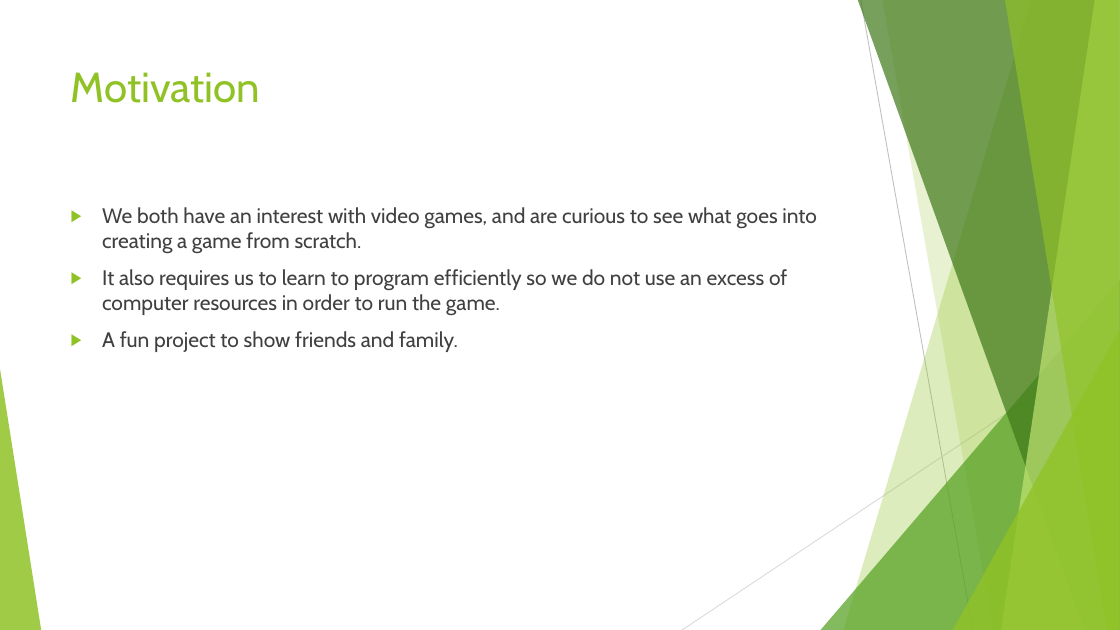
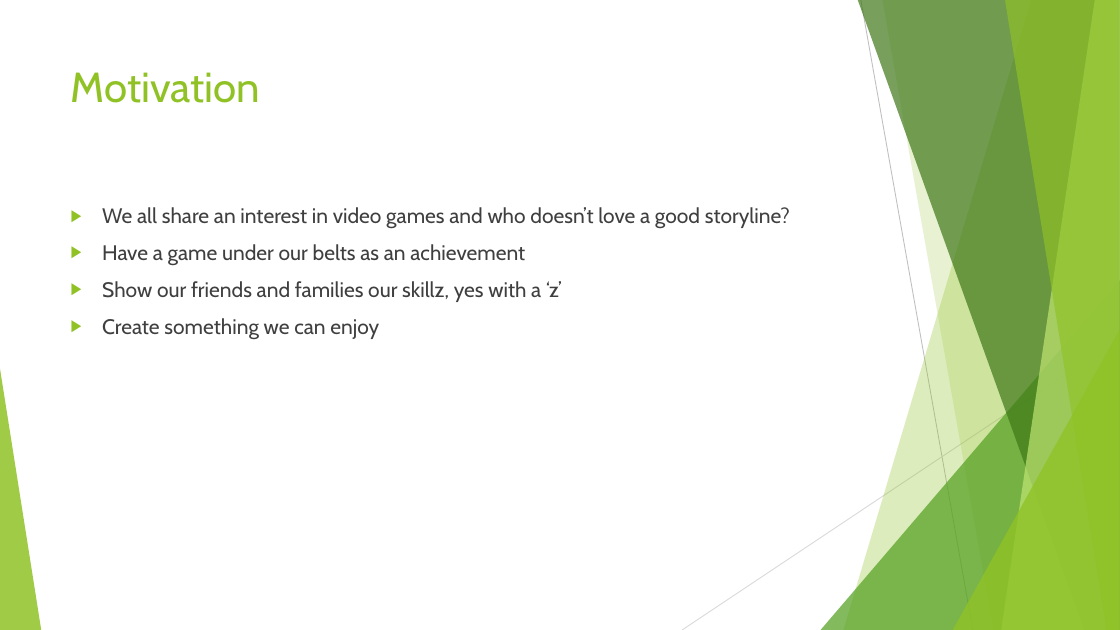
Before and after one commit to hanselrd/bubble-warrior-adventures, a slide deck: slide 3 of powerpoint/Bubble Warrior Adventures.pptx. Drawn at 1120x630 pixels with LibreOffice and Linux fonts; fonts in the diff are those of the drawing. Boxes give left, top, right and bottom in pixels: in the first picture for what was removed or moved away, otherwise in the second. Text is boxed around its words. In the diff, an @@ line names an element or a change of style, - is before the commit and + after.

```diff
--- a/powerpoint/Bubble Warrior Adventures.pptx
+++ b/powerpoint/Bubble Warrior Adventures.pptx
@@ text at bbox=[102, 207, 790, 339]: text changed; text colour #404040 to #3F3F3F @@
-▶ We both have an interest with video games, and are curious to see what goes into creating a game from scratch.
-▶ It also requires us to learn to program efficiently so we do not use an excess of computer resources in order to run the game.
-▶ A fun project to show friends and family.
+▶ We all share an interest in video games and who doesn’t love a good storyline?
+▶ Have a game under our belts as an achievement
+▶ Show our friends and families our skillz, yes with a ‘z’
+▶ Create something we can enjoy
```
Also in this commit, not shown: 6 other slides changed.
